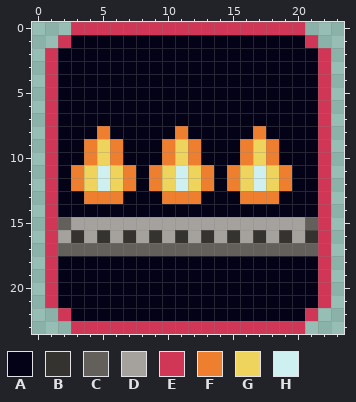
Pixel-art file, stored at Art/Textures/Tiles/RedTiles/napalm_vent.aseprite. The picture above was drawn from the file before the commit.
24x24 pixels, 1 frame.
Palette (. is transparent): A #040217  B #343330  C #63605c  D #a5a29d  E #d03656  F #ee7f2f  G #eed35d  H #cef0f1
Pixels before, first column x 1:
 0 ..EEEEEEEEEEEEEEEEEE..
 1 .EAAAAAAAAAAAAAAAAAAE.
 2 EAAAAAAAAAAAAAAAAAAAAE
 3 EAAAAAAAAAAAAAAAAAAAAE
 4 EAAAAAAAAAAAAAAAAAAAAE
 5 EAAAAAAAAAAAAAAAAAAAAE
 6 EAAAAAAAAAAAAAAAAAAAAE
 7 EAAAAAAAAAAAAAAAAAAAAE
 8 EAAAFAAAAAFAAAAAFAAAAE
 9 EAAFGFAAAFGFAAAFGFAAAE
10 EAAFGFAAAFGFAAAFGFAAAE
11 EAFGHGFAFGHGFAFGHGFAAE
12 EAFGHGFAFGHGFAFGHGFAAE
13 EAAFFFAAAFFFAAAFFFAAAE
14 EAAAAAAAAAAAAAAAAAAAAE
15 ECDDDDDDDDDDDDDDDDDDCE
16 EDBDBDBDBDBDBDBDBDBDBE
17 ECCCCCCCCCCCCCCCCCCCCE
18 EAAAAAAAAAAAAAAAAAAAAE
19 EAAAAAAAAAAAAAAAAAAAAE
20 EAAAAAAAAAAAAAAAAAAAAE
21 EAAAAAAAAAAAAAAAAAAAAE
22 .EAAAAAAAAAAAAAAAAAAE.
23 ..EEEEEEEEEEEEEEEEEE..
And afterwards:
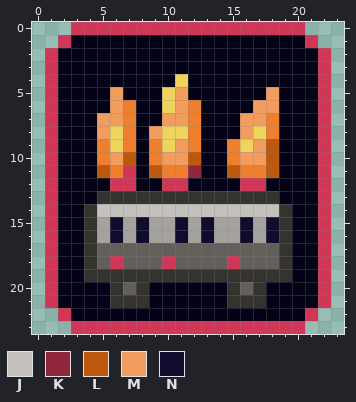
Colours new in this view: J #c4c1bc  K #90263c  L #bd580f  M #f29c5d  N #0f0c2e
From old to new:
y 4: x 11 A -> G
y 5: x 6 A -> M; x 10..11 AA -> GM; x 18 A -> M
y 6: x 6..7 AA -> MF; x 10..12 AAA -> GMF; x 17..18 AA -> MM
y 7: x 5..7 AAA -> MMF; x 10..12 AAA -> MMF; x 16..18 AAA -> MMF
y 8: x 5..7 FAA -> MGF; x 9..12 AAFA -> MGGF; x 16..18 AFA -> MGF
y 9: x 4..7 FGFA -> AFGF; x 9..11 AFG -> FGM; x 15..18 AFGF -> FGML
y 10: x 4..7 FGFA -> AFML; x 9..12 AFGF -> FMML; x 15..18 AFGF -> FMML
y 11: x 3..7 FGHGF -> AALFE; x 9..13 FGHGF -> LFFKA; x 15..19 FGHGF -> LFFLA
y 12: x 3..7 FGHGF -> AAAEE; x 9..13 FGHGF -> AEEAA; x 15..19 FGHGF -> AEEAA
y 13: x 4..18 FFFAAAFFFAAAFFF -> ABBBBBBBBBBBBBB
y 14: x 4..19 AAAAAAAAAAAAAAAA -> BJJJJJJJJJJJJJJB
y 15: x 2..4 CDD -> AAB; x 6 D -> N; x 8 D -> N; x 11 D -> N; x 13 D -> N; x 16 D -> N; x 18..21 DDDC -> NBAA
y 16: x 2..9 DBDBDBDB -> AABDNDND; x 11 B -> N; x 13 B -> N; x 15..18 BDBD -> DNDN; x 20..21 DB -> AA
y 17: x 2..4 CCC -> AAB; x 19..21 CCC -> BAA
y 18: x 4..19 AAAAAAAAAAAAAAAA -> BCECCCECCCCECCCB
y 19: x 4..19 AAAAAAAAAAAAAAAA -> BBBBBBBBBBBBBBBB
y 20: x 6..8 AAA -> BCB; x 15..17 AAA -> BCB
y 21: x 6..8 AAA -> BBB; x 15..17 AAA -> BBB
Pixel boxes of the changes (left, top, right, bottom) in both pictures:
changed: (58, 74, 318, 308)
